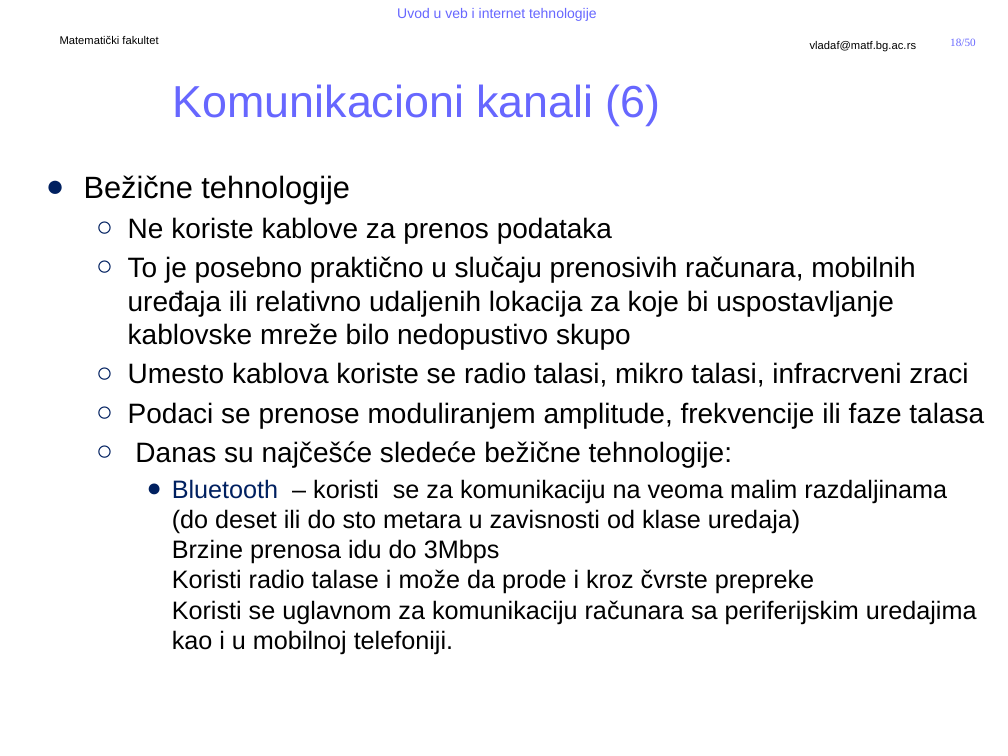
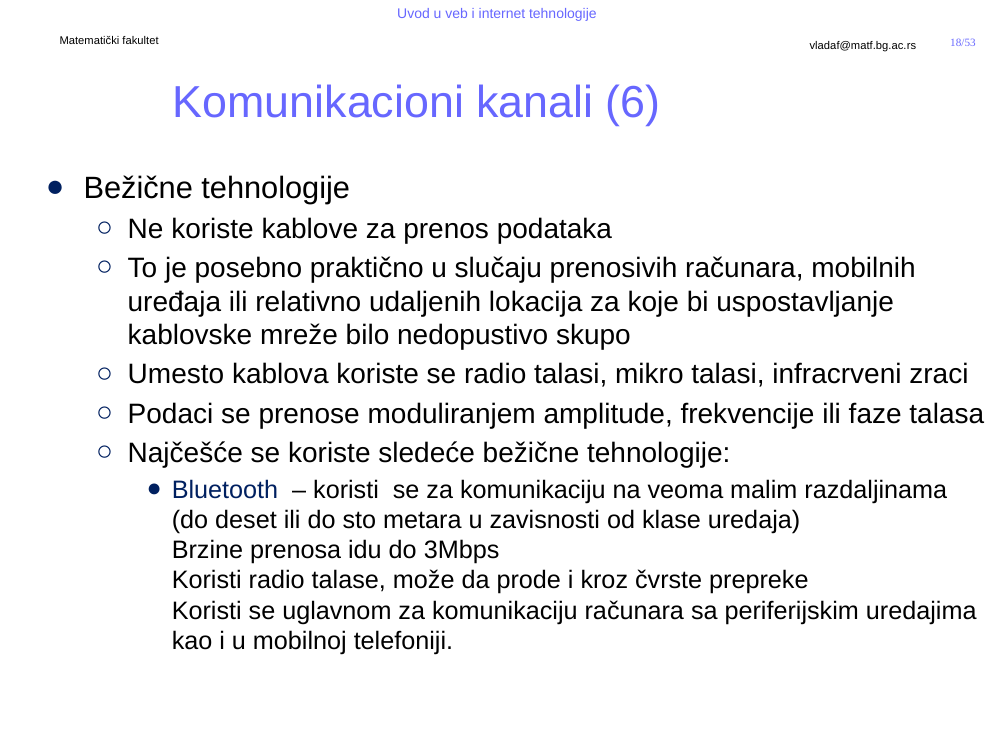
Before and after one commit to MatfUVIT/info, a slide deck: slide 18 of predavanja/prezentacije/UVIT01-01-Uvod u racunarske mreze.pptx. Drawn at 1008x756 pixels with LibreOffice and Linux fonts; fonts in the diff are those of the drawing; background and template pictures are left out. Boxes give left, top, right and bottom in pixels: in the first picture for what was removed or moved away, otherwise in the second. Text is boxed around its words. In the diff, an @@ line names an element or a change of style, - is before the commit and + after.

```diff
--- a/predavanja/prezentacije/UVIT01-01-Uvod u racunarske mreze.pptx
+++ b/predavanja/prezentacije/UVIT01-01-Uvod u racunarske mreze.pptx
@@ page number at [950,38,976,46]: text changed @@
-18/50
+18/53
@@ text at [128,441,977,655]: text changed @@
-  ○ Danas su najčešće sledeće bežične tehnologije:
-    ● Bluetooth – koristi se za komunikaciju na veoma malim razdaljinama (do deset ili do sto metara u zavisnosti od klase uredaja)
-      Brzine prenosa idu do 3Mbps
-      Koristi radio talase i može da prode i kroz čvrste prepreke
-      Koristi se uglavnom za komunikaciju računara sa periferijskim uredajima kao i u mobilnoj telefoniji.
+  ○ Najčešće se koriste sledeće bežične tehnologije:
+    ● Bluetooth – koristi se za komunikaciju na veoma malim razdaljinama (do deset ili do sto metara u zavisnosti od klase uredaja)
+      Brzine prenosa idu do 3Mbps
+      Koristi radio talase, može da prode i kroz čvrste prepreke
+      Koristi se uglavnom za komunikaciju računara sa periferijskim uredajima kao i u mobilnoj telefoniji.
```
Also in this commit, not shown: 19 other slides changed, 1 slide added, 1 slide removed, 3 other files.
